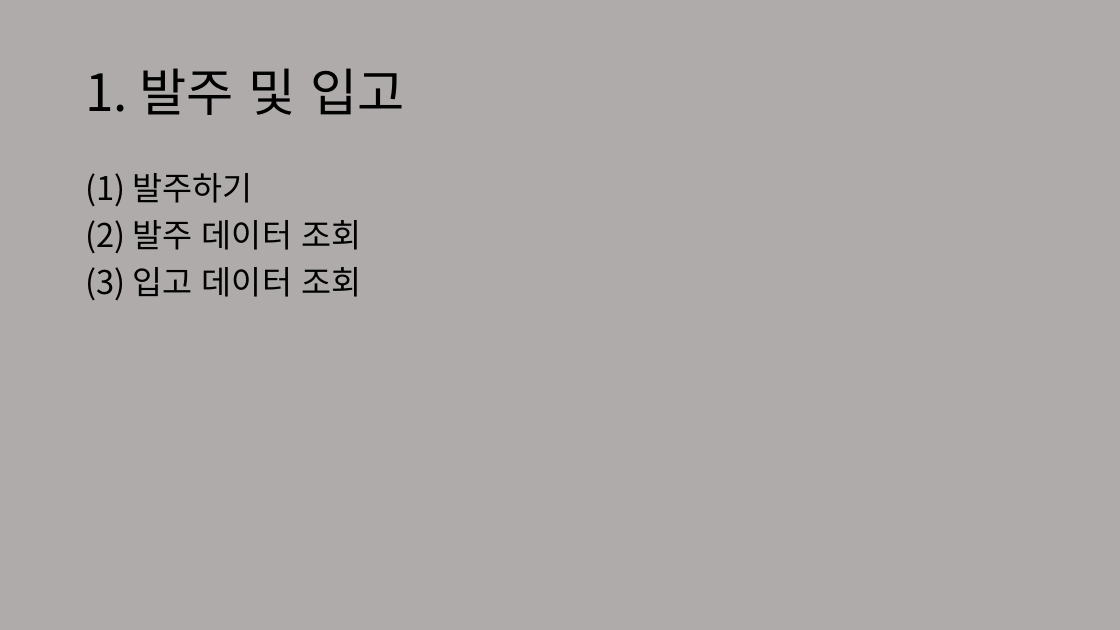
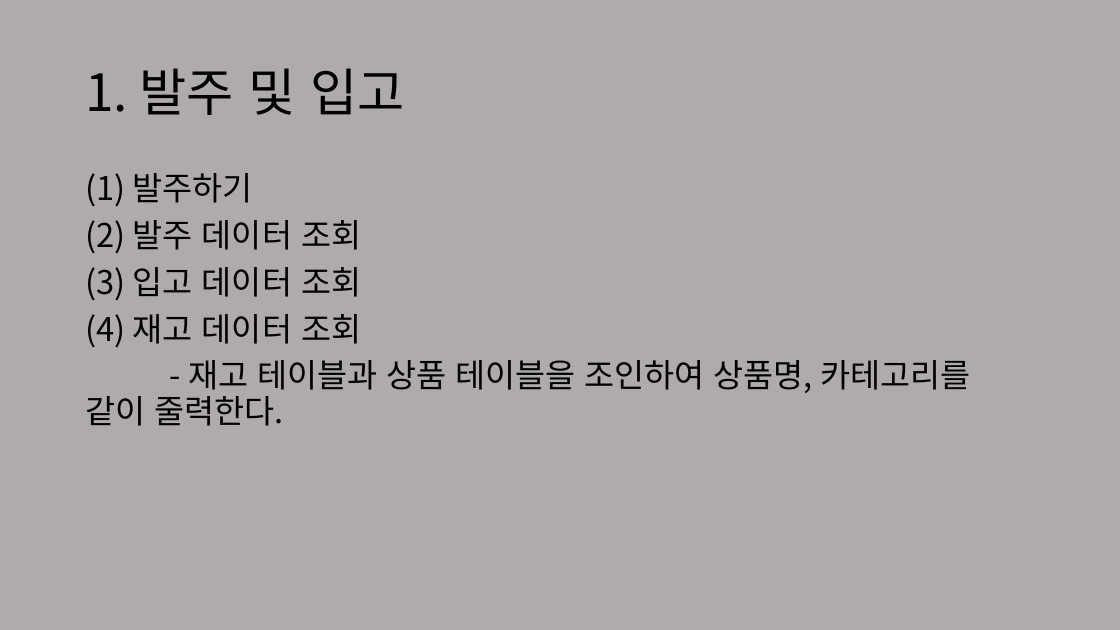
Before and after one commit to choihyosik/cu, a slide deck: slide 2 of data/편의점 기능.pptx. Drawn at 1120x630 pixels with LibreOffice and Linux fonts; fonts in the diff are those of the drawing. Boxes give left, top, right and bottom in pixels: in the first picture for what was removed or moved away, otherwise in the second. Text is boxed around its words. In the diff, an @@ line names an element or a change of style, - is before the commit and + after.

```diff
--- a/data/편의점 기능.pptx
+++ b/data/편의점 기능.pptx
@@ text at box(85, 314, 970, 426): paragraphs added @@
+(4) 재고 데이터 조회
+- 재고 테이블과 상품 테이블을 조인하여 상품명, 카테고리를 같이 줄력한다.
```
Also in this commit, not shown: 1 other slide changed, 1 other file.
